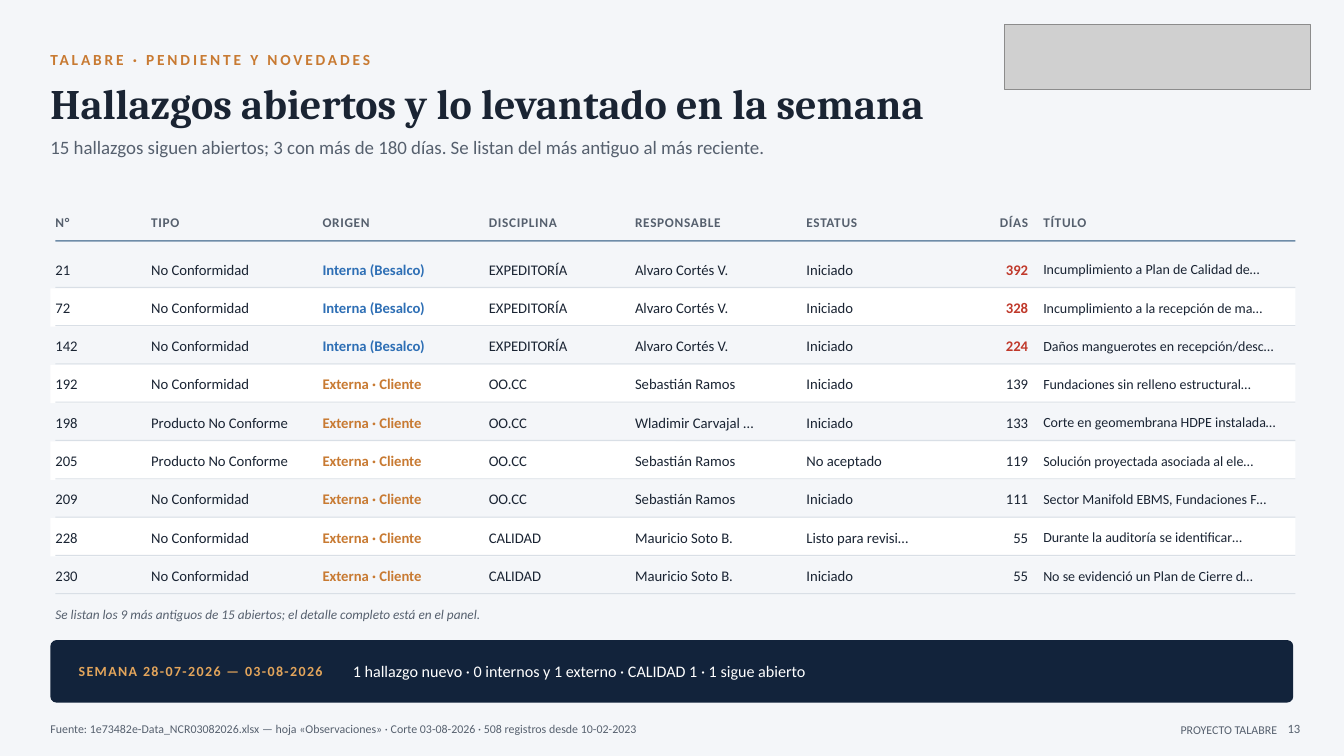
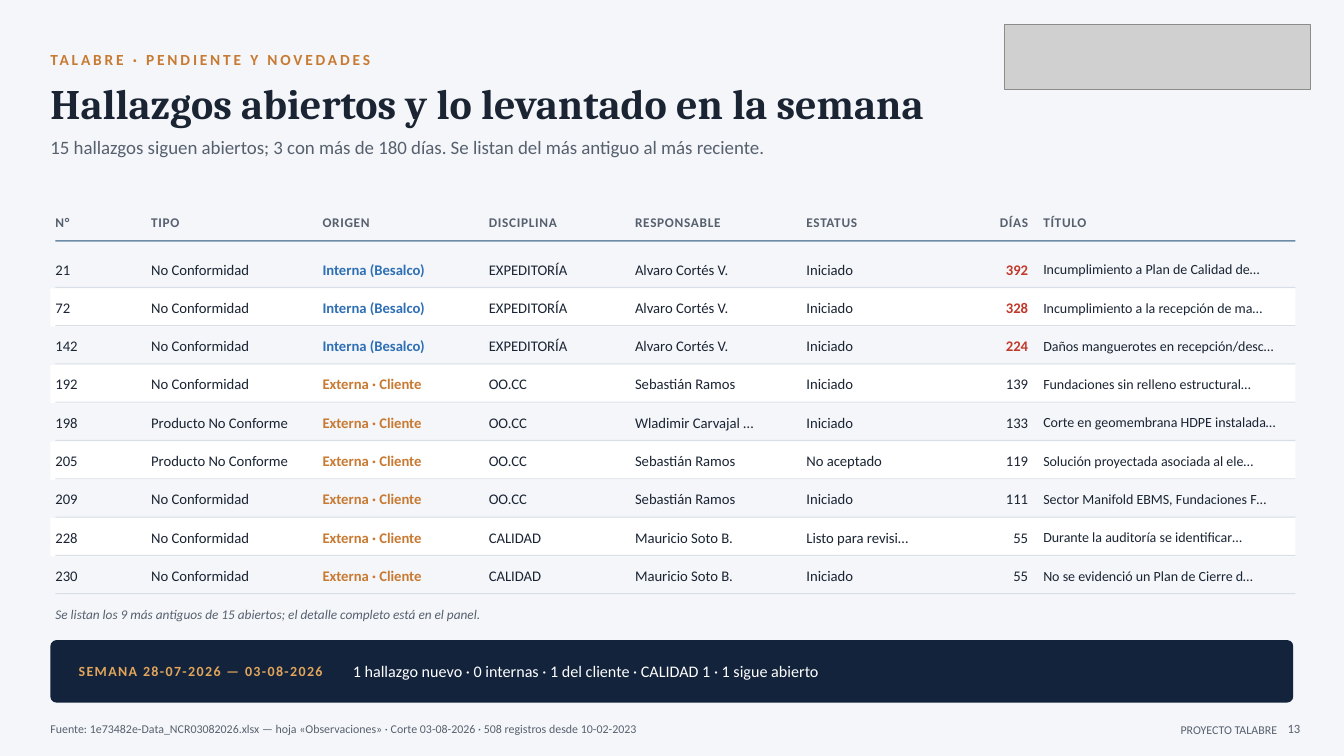
Before and after one commit to tdkvalex/Dashboard-HSEQ, a slide deck: slide 13 of modulo_nc/Panel_No_Conformidades.pptx. Drawn at 1344x756 pixels with LibreOffice and Linux fonts; fonts in the diff are those of the drawing; grey boxes stand for pictures. Boxes give left, top, right and bottom in pixels: in the first picture for what was removed or moved away, otherwise in the second. Text is boxed around its words. In the diff, an @@ line names an element or a change of style, - is before the commit and + after.

```diff
--- a/modulo_nc/Panel_No_Conformidades.pptx
+++ b/modulo_nc/Panel_No_Conformidades.pptx
@@ text at (x1=353, y1=665, x2=818, y2=680): text changed @@
-1 hallazgo nuevo · 0 internos y 1 externo · CALIDAD 1 · 1 sigue abierto
+1 hallazgo nuevo · 0 internas · 1 del cliente · CALIDAD 1 · 1 sigue abierto
```
Also in this commit, not shown: 9 other slides changed, 6 other files.
